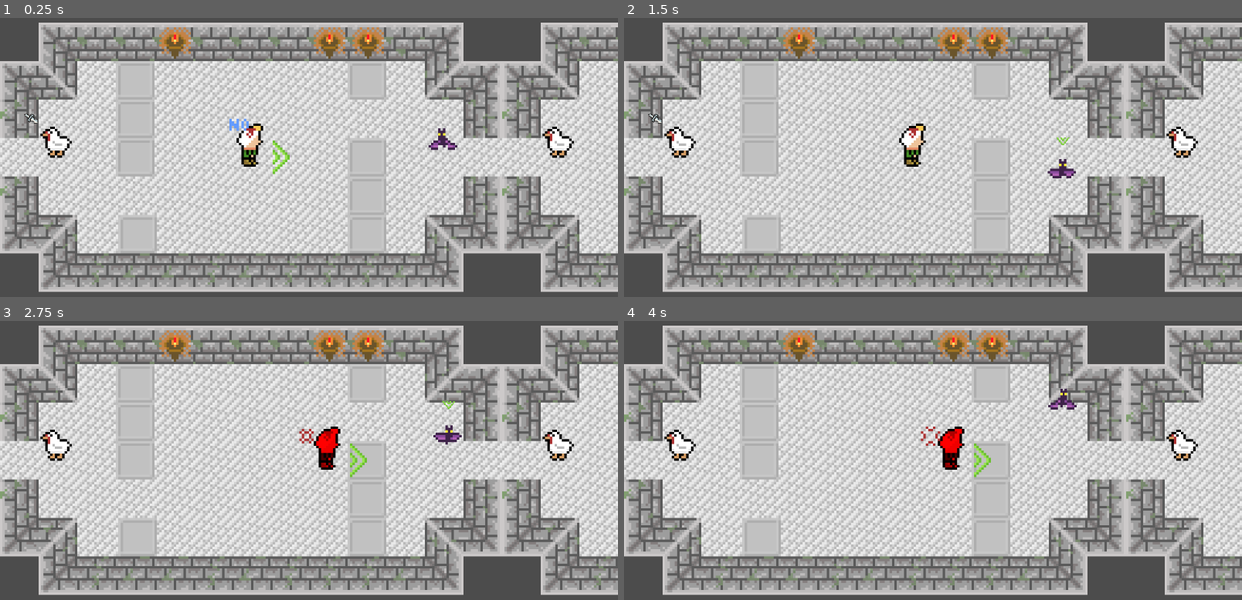
Above: before the commit, frames 1-4 (two rows, left to right).
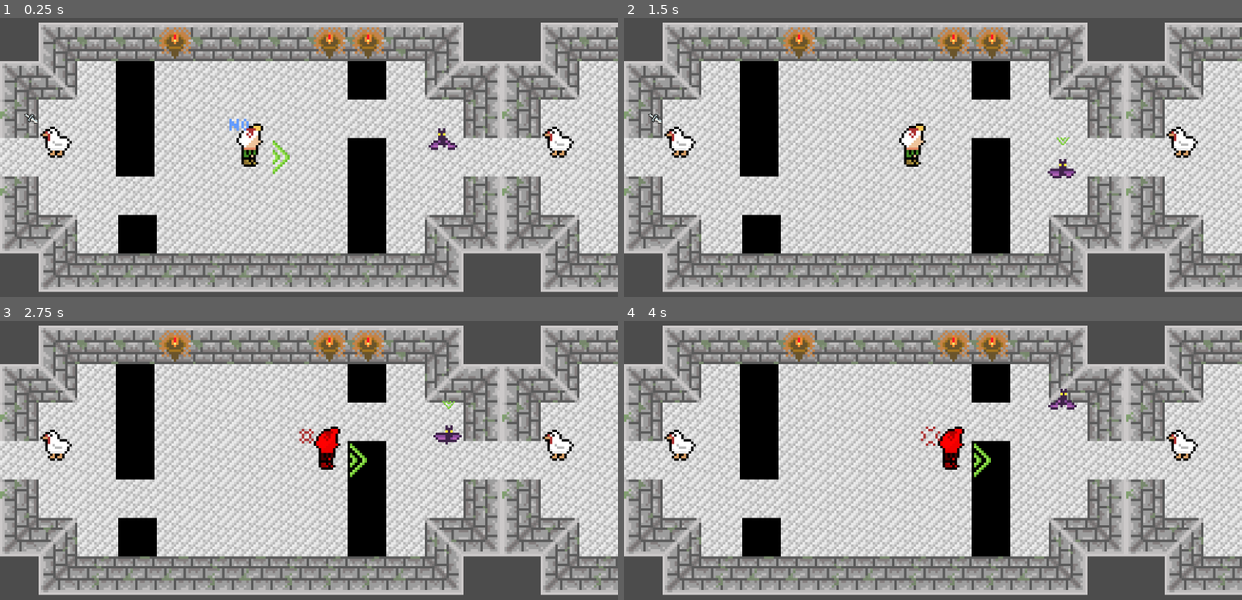
Above: after the commit, the same moments.

Repository: epicfarmer/gmtk2023
Game: Godot game, scene res://Level.tscn
Same seed, same stepped clock (60 frames per second), same inputs: the game is played once before the commit and once after it.
Inputs (mouse positions are in pixels of both pictures, inside the frame that each line leads up to):
- Up to frame 1 (0.25 s): no input
- Up to frame 2 (1.5 s): tap Enter at 0.5 s; move the mouse to (1068, 146) at 0.52 s; hold Right (right) 0.53-1.28 s; click (1068, 146) at 0.67 s; move the mouse to (809, 182) at 1.27 s; hold Down (down) from 1.28 s (still down)
- Up to frame 3 (2.75 s): move the mouse to (370, 387) at 2.02 s; release Down (down) at 2.03 s; hold Right (right) from 2.03 s (still down)
- Up to frame 4 (4 s): move the mouse to (902, 538) at 2.77 s; release Right (right) at 2.78 s; hold Up (up) 2.78-3.53 s; click (902, 538) at 2.92 s; move the mouse to (1118, 521) at 3.52 s; hold Left (left) from 3.53 s (still down)

The runs differ from the first frame. In frame 1, 6.9% of the frame differs, in the area x 18-63%, y 15-85%; in frame 2, 6.9%; in frame 3, 6.8%; in frame 4, 6.8%.

Commit message:
added basic pit/spike art

Diff:
--- a/Pit.tscn
+++ b/Pit.tscn
@@ -1,6 +1,6 @@
 [gd_scene load_steps=5 format=2]
 
-[ext_resource path="res://images/dungeon-tileset.png" type="Texture" id=1]
+[ext_resource path="res://images/pit.png" type="Texture" id=1]
 [ext_resource path="res://scripts/Pit.gd" type="Script" id=2]
 
 [sub_resource type="RectangleShape2D" id=1]
@@ -20,9 +20,6 @@
 
 [node name="Sprite" type="Sprite" parent="."]
 texture = ExtResource( 1 )
-hframes = 8
-vframes = 5
-frame = 16
 
 [node name="Hitbox" type="Area2D" parent="."]
 scale = Vector2( 0.9, 0.9 )
--- a/Trap.tscn
+++ b/Trap.tscn
@@ -1,6 +1,6 @@
 [gd_scene load_steps=4 format=2]
 
-[ext_resource path="res://images/0x72_DungeonTilesetII_v1.6.png" type="Texture" id=1]
+[ext_resource path="res://images/spikes.png" type="Texture" id=1]
 [ext_resource path="res://scripts/Trap.gd" type="Script" id=2]
 
 [sub_resource type="RectangleShape2D" id=4]
@@ -14,7 +14,6 @@
 texture = ExtResource( 1 )
 hframes = 32
 vframes = 32
-frame = 385
 
 [node name="Hitbox" type="CollisionShape2D" parent="."]
 scale = Vector2( 0.8, 0.8 )
Binary file added: images/pit.png
Not shown, added: images/pit.png.import
Binary file added: images/spikes.png
Not shown, added: images/spikes.png.import
